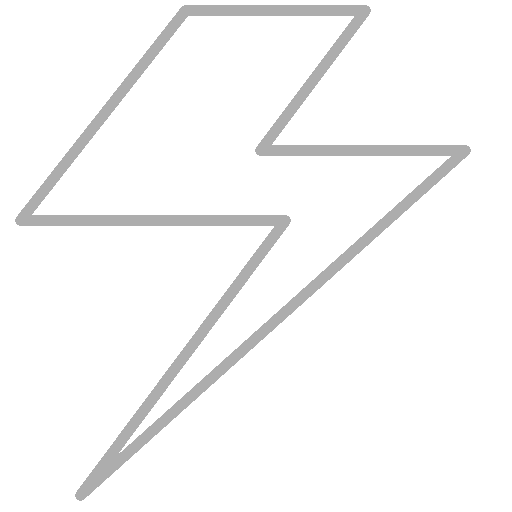
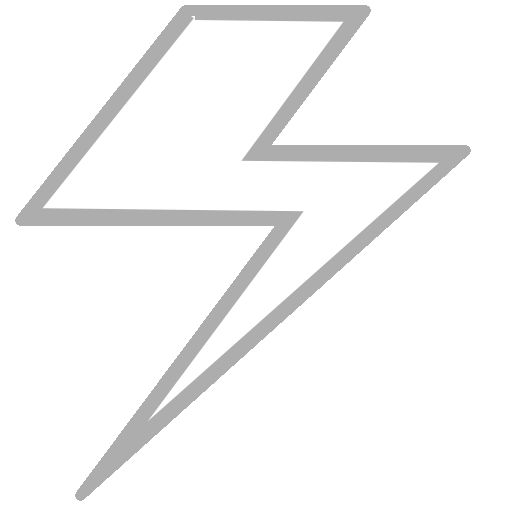
Layered file, before and after one edit (512 × 512). Changes by layer:
painted on "Layer #2" over [32, 16, 451, 453]
